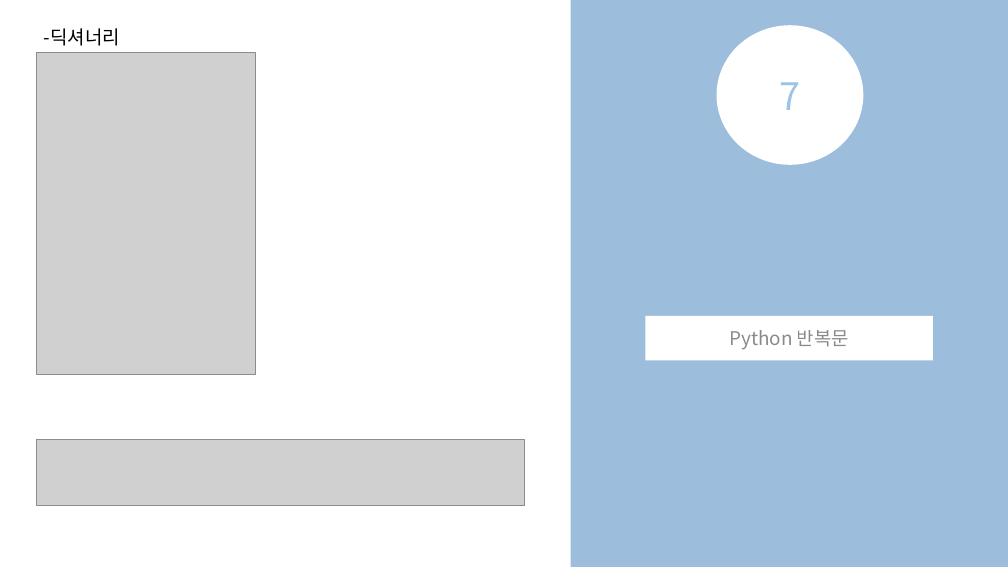
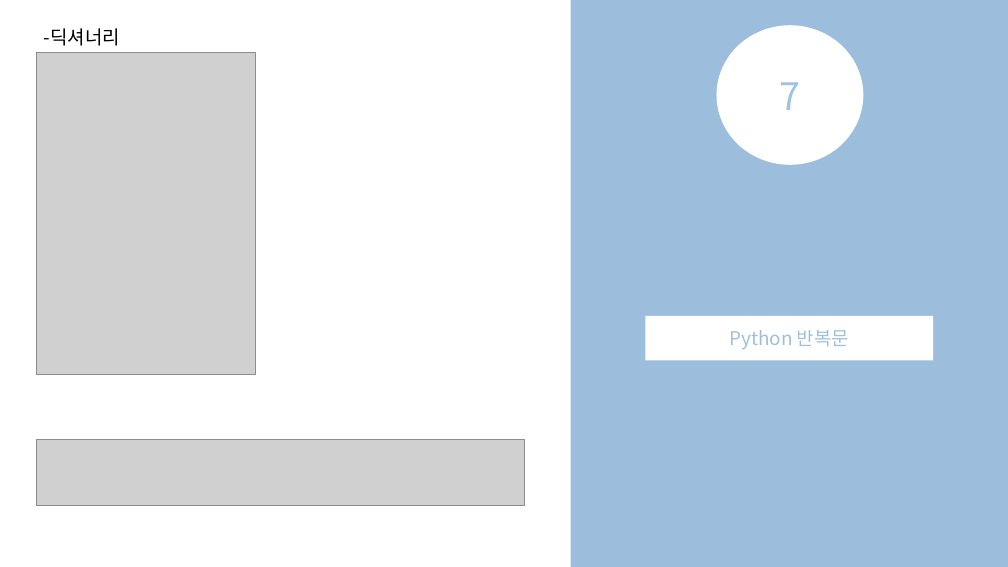
Before and after one commit to JangHongJoon/python_ppt, a slide deck: slide 10 of 파이썬_세미나_ppt_완료.pptx. Drawn at 1008x567 pixels with LibreOffice and Linux fonts; fonts in the diff are those of the drawing; grey boxes stand for pictures. Boxes give left, top, right and bottom in pixels: in the first picture for what was removed or moved away, otherwise in the second. Text is boxed around its words. In the diff, an @@ line names an element or a change of style, - is before the commit and + after.

Commit message:
color change text

```diff
--- a/파이썬_세미나_ppt_완료.pptx
+++ b/파이썬_세미나_ppt_완료.pptx
@@ rectangle "Python 반복문" at (646, 316, 934, 361): text colour #000000 at 46% opacity to #2E75B6 at 45% opacity @@
```
Also in this commit, not shown: 1 other slide changed.
